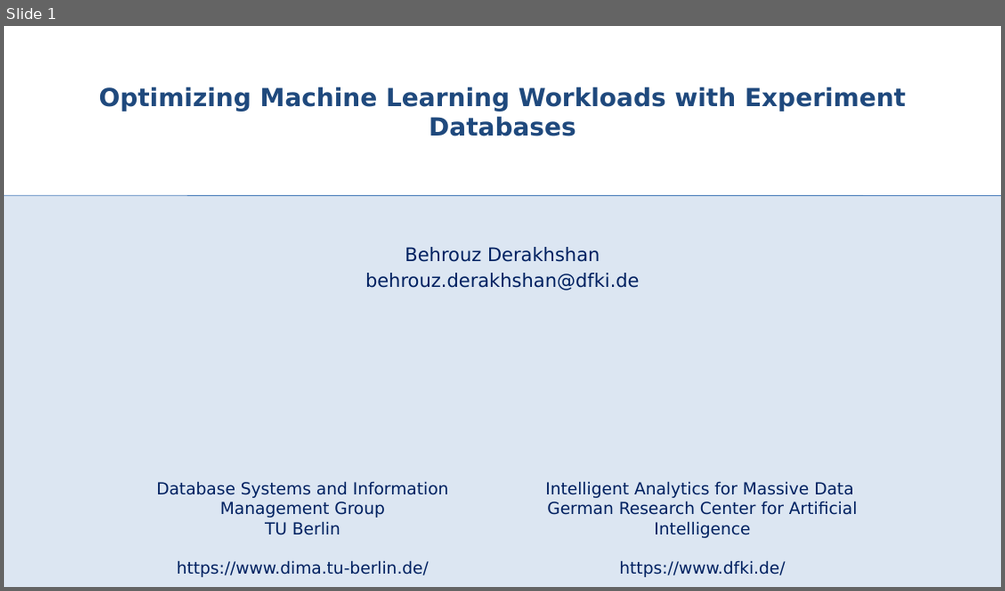
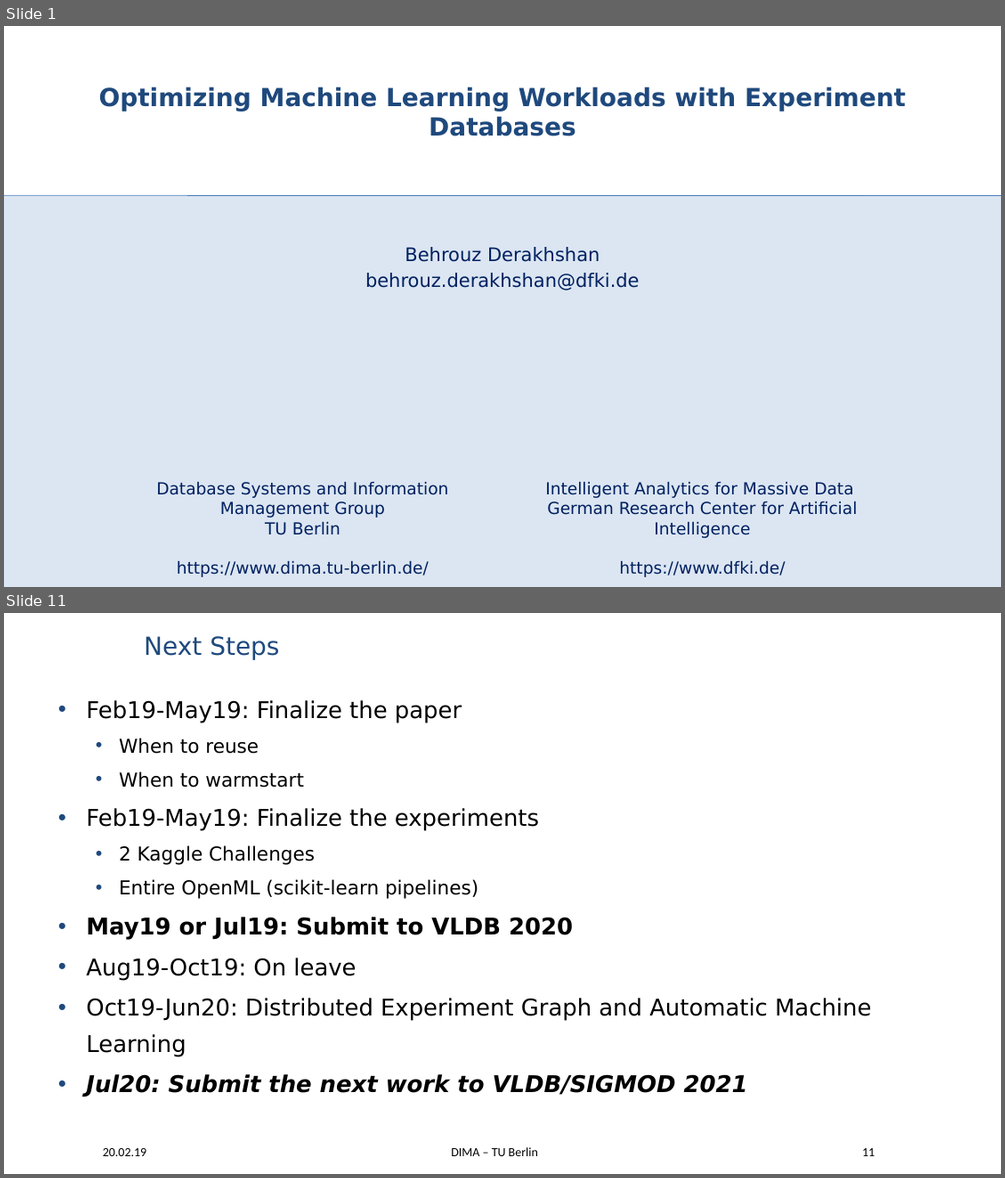
Before and after one commit to dbehrouz/ml-workload-optimization, a slide deck: slides/offsite-2019/optimizing-ml-workloads.pptx. Shown one above the other, each under a label of ours: slide 1 before the commit, slides 1 and 11 after it; the slides between them are not shown. The pictures are 1005x591 and 1005x1178 pixels, drawn with LibreOffice and Linux fonts; fonts in the diff are those of the drawing; background and template pictures are left out. Boxes give left, top, right and bottom in pixels: in the first picture for what was removed or moved away, otherwise in the second. Text is boxed around its words. In the diff, an @@ line names an element or a change of style, - is before the commit and + after.

Commit message:
moves the template to vldb, adds info on the new merge operation to the paper

```diff
--- a/slides/offsite-2019/optimizing-ml-workloads.pptx
+++ b/slides/offsite-2019/optimizing-ml-workloads.pptx
@@ slide 11 added at (4,613,1001,1174), background picture (left out) @@
@@ title added at (144,636,279,660), 24 pt, text #1F497D @@
+Next Steps
@@ text added at (86,700,871,1096), 22.2 pt, text #000000 @@
+• Feb19-May19: Finalize the paper
+  • When to reuse
+  • When to warmstart
+• Feb19-May19: Finalize the experiments
+  • 2 Kaggle Challenges
+  • Entire OpenML (scikit-learn pipelines)
+• May19 or Jul19: Submit to VLDB 2020
+• Aug19-Oct19: On leave
+• Oct19-Jun20: Distributed Experiment Graph and Automatic Machine Learning
+• Jul20: Submit the next work to VLDB/SIGMOD 2021
@@ text added at (103,1148,147,1156), 12 pt, text #000000 @@
+20.02.19
@@ text added at (451,1147,538,1156), 12 pt, text #000000 @@
+DIMA – TU Berlin
@@ page number added at (862,1148,874,1156), 12 pt, text #000000 @@
+11
```
Also in this commit, not shown: 28 slides changed, 1 other slide added, 34 other files.
